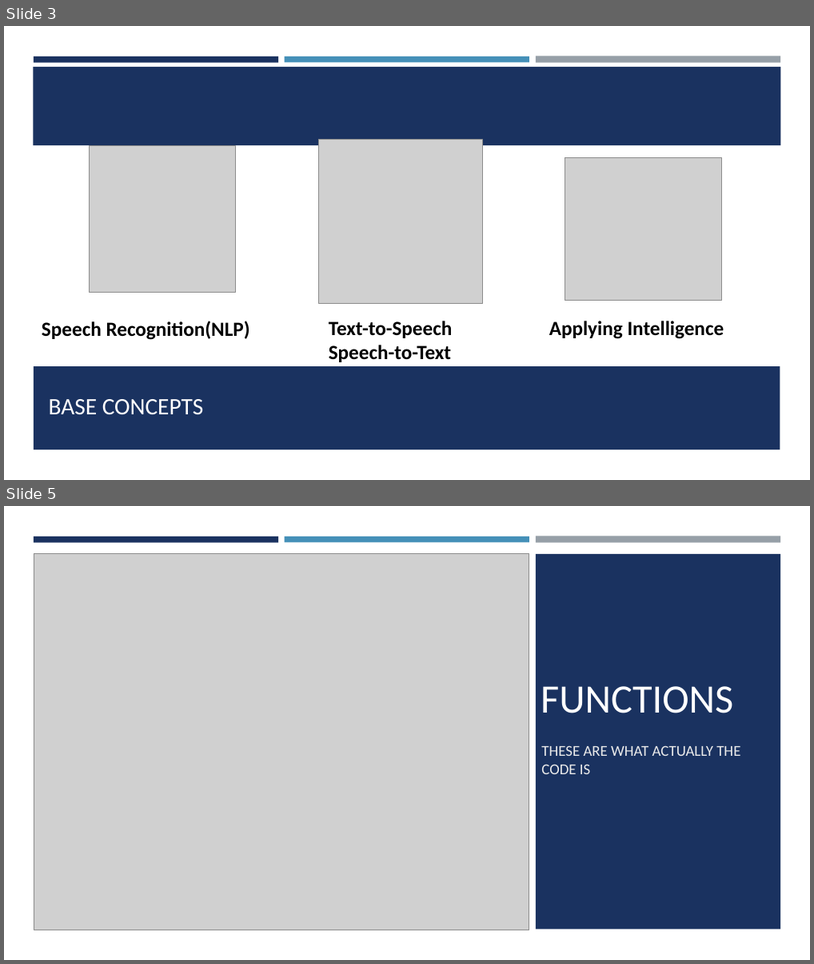
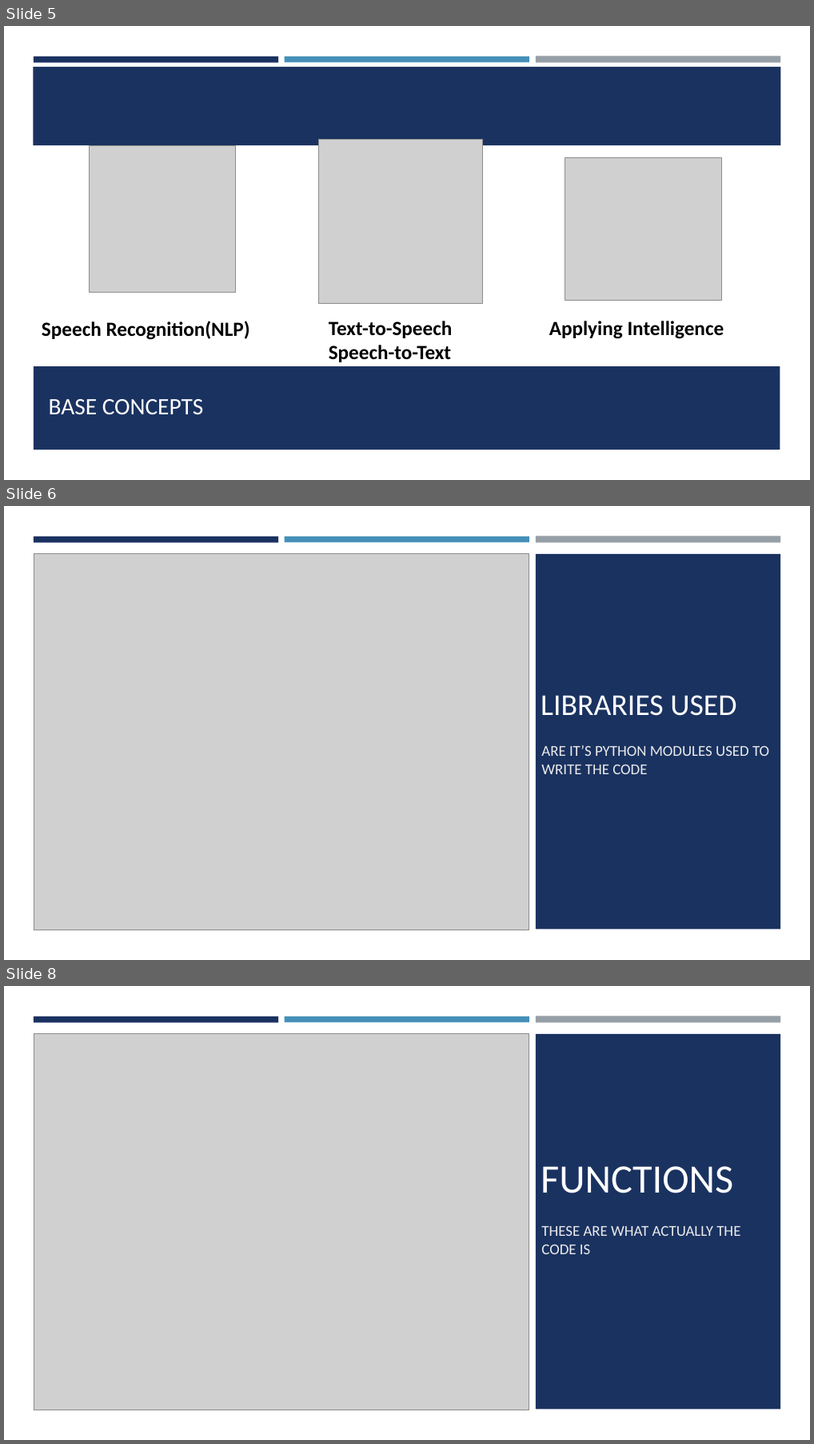
Before and after one commit to GopalSharma16/BROTHER-The-A.I., a slide deck: BROTHER.pptx. Shown one above the other, each under a label of ours: slides 3 and 5 before the commit, slides 5, 6 and 8 after it; the slides between them are not shown. The pictures are 814x964 and 814x1444 pixels, drawn with LibreOffice and Linux fonts; fonts in the diff are those of the drawing; grey boxes stand for pictures. Boxes give left, top, right and bottom in pixels: in the first picture for what was removed or moved away, otherwise in the second. Text is boxed around its words. In the diff, an @@ line names an element or a change of style, - is before the commit and + after.

```diff
--- a/BROTHER.pptx
+++ b/BROTHER.pptx
@@ slide 6 added at bbox=[4, 506, 810, 960], background #FFFFFF @@
@@ rectangle added at bbox=[4, 506, 810, 960], fill #FFFFFF @@
@@ rectangle added at bbox=[34, 536, 278, 542], fill #1A3260 @@
@@ rectangle added at bbox=[285, 536, 530, 542], fill #4590B8 @@
@@ rectangle added at bbox=[536, 536, 781, 543], fill #969FA7 @@
@@ picture added at bbox=[34, 554, 530, 929] @@
@@ rectangle added at bbox=[536, 554, 781, 929], fill #1A3260 @@
@@ title added at bbox=[541, 695, 737, 716], 36 pt, text #FFFFFF @@
+LIBRARIES USED
@@ subtitle added at bbox=[542, 745, 770, 774], 18 pt, text #EBEBEB @@
+ARE IT’S PYTHON MODULES USED TO WRITE THE CODE
@@ what was slide 3 is now slide 5 @@
@@ what was slide 5 is now slide 8 @@
```
Also in this commit, not shown: 1 slide changed, 11 other slides added.
